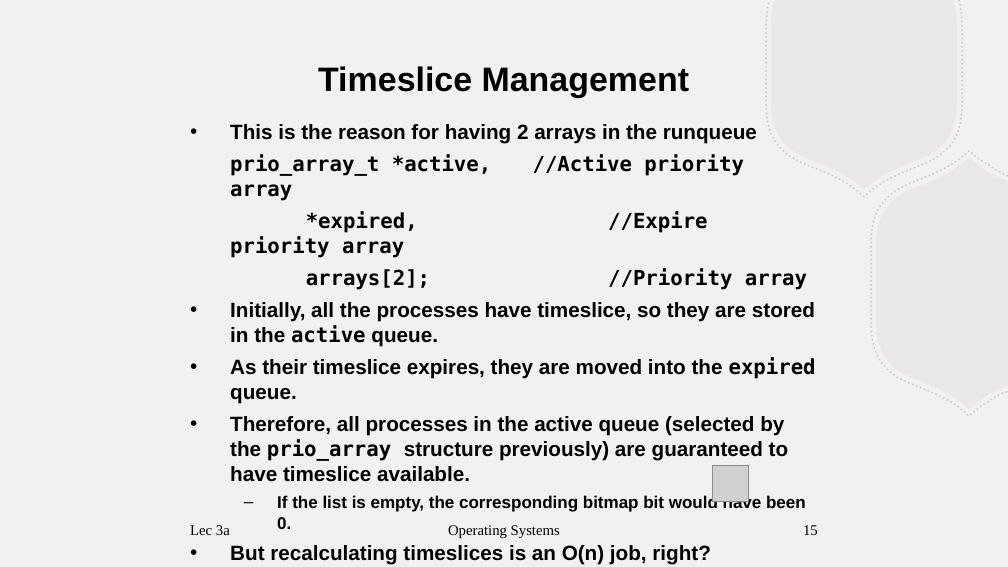
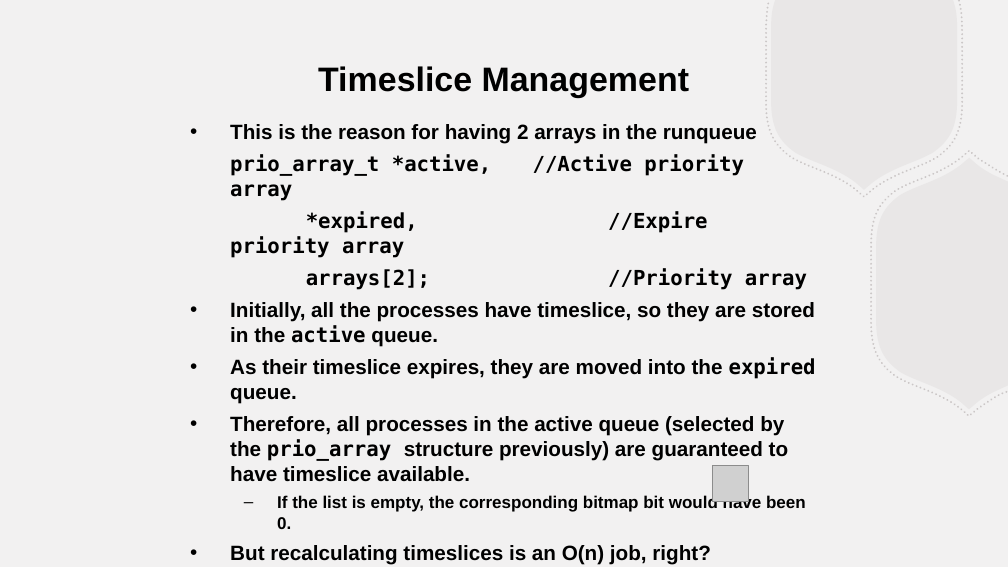
Before and after one commit to BillJr99/Ursinus-CS376, a slide deck: slide 15 of files/lectures/linuxscheduling.pptx. Drawn at 1008x567 pixels with LibreOffice and Linux fonts; fonts in the diff are those of the drawing; grey boxes stand for pictures. Boxes give left, top, right and bottom in pixels: in the first picture for what was removed or moved away, otherwise in the second. Text is boxed around its words. In the diff, an @@ line names an element or a change of style, - is before the commit and + after.

```diff
--- a/files/lectures/linuxscheduling.pptx
+++ b/files/lectures/linuxscheduling.pptx
@@ text removed at box(190, 525, 230, 535) @@
-Lec 3a
@@ text removed at box(448, 525, 560, 538) @@
-Operating Systems
@@ page number removed at box(803, 525, 818, 535) @@
-15
```
Also in this commit, not shown: 1 other slide changed, 1 other file.
